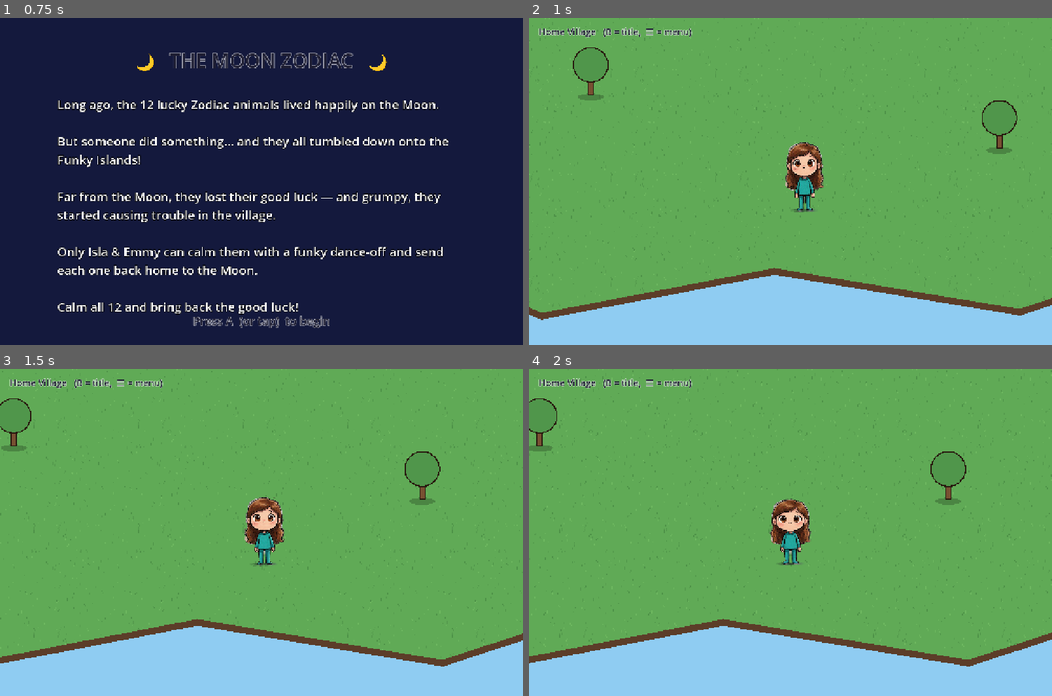
Above: before the commit, frames 1-4 (two rows, left to right).
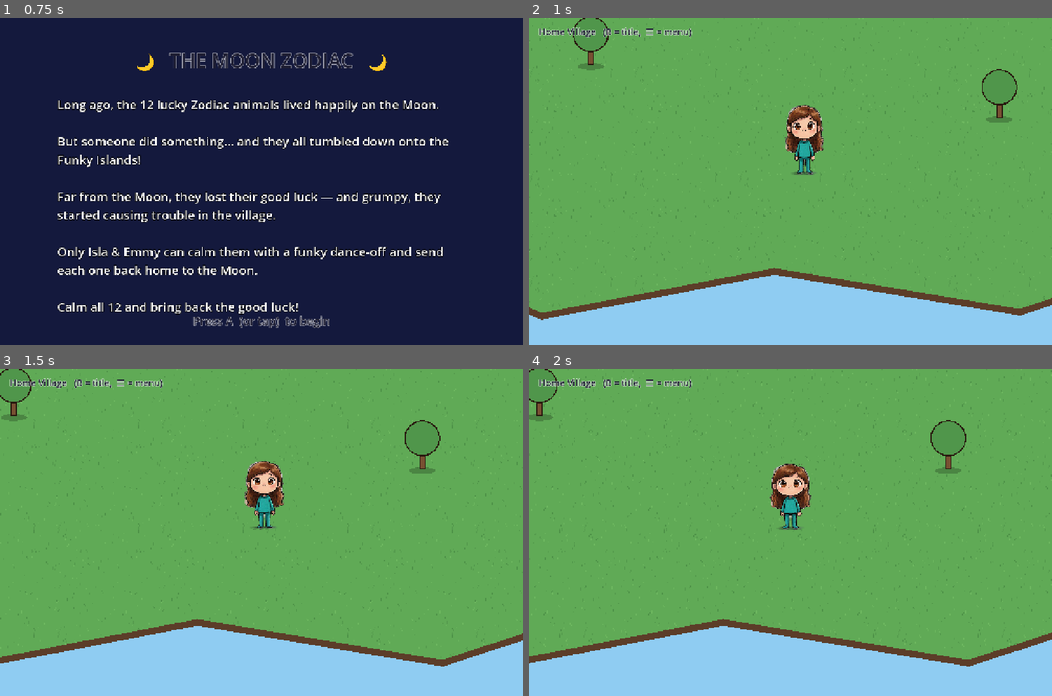
Above: after the commit, the same moments.

Repository: andyfreed/isla-emmy-deck
Game: Godot game, scene res://main.tscn
The game is run twice, just before and just after one commit, with the same random seed, the same clock (stepped at 60 frames per second) and the same inputs.
Inputs (mouse positions are in pixels of both pictures, inside the frame that each line leads up to):
- Up to frame 1 (0.75 s): tap A at 0.5 s; move the mouse to (376, 165) at 0.52 s; hold Right (ui_right) from 0.53 s (still down); click (376, 165) at 0.67 s
- Up to frame 2 (1 s): keep holding Right (ui_right); tap Enter (ui_accept) at 0.77 s
- Up to frame 3 (1.5 s): release Right (ui_right) at 1.25 s; drag from (156, 548) to (235, 597) at 1.27 s
- Up to frame 4 (2 s): no input

Frame 1 is identical in both runs. In frame 2, 2.5% of the frame differs, in the area x 8-94%, y 0-60%; in frame 3, 2.5%; in frame 4, 2.5%.

Commit message:
Align to art manifest: folder structure (home_island/, enemies/), bottom-center anchor + Y-sort
- assets/home_island/ for home art, assets/enemies/ for foes; characters/items at assets/
- _make_sprite: bottom-center pivot so baked base shadows ground correctly and Y-sort works
- Add ASSET_MANIFEST.md as the canonical drop-in reference

Co-Authored-By: Claude Opus 4.8 <noreply@anthropic.com>
Claude-Session: https://claude.ai/code/session_01UXQDKUbPicwSfpzXbyxALt

Diff:
--- a/scripts/battle.gd
+++ b/scripts/battle.gd
@@ -52,7 +52,7 @@
 	ui.add_child(msg)
 
 	enemy = _make_combatant("Grumblehoof", enemy_sign, 70, false,
-		"res://assets/grumpy.png", Vector2(390, 360), 300.0, false)
+		"res://assets/enemies/grumpy.png", Vector2(390, 360), 300.0, false)
 	_make_bar(enemy, Vector2(255, 150), 250)
 	ui.add_child(_label("GRUMBLEHOOF", 22, Vector2(255, 118), false))
 
--- a/scripts/main.gd
+++ b/scripts/main.gd
@@ -192,7 +192,7 @@
 
 	var ground := Polygon2D.new()
 	ground.polygon = island_poly
-	ground.texture = load("res://assets/grass.png")
+	ground.texture = load("res://assets/home_island/grass.png")
 	ground.texture_repeat = CanvasItem.TEXTURE_REPEAT_ENABLED
 	ground.z_index = -10
 	world.add_child(ground)
@@ -210,31 +210,17 @@
 	for tp in [Vector2(950, 720), Vector2(2750, 680), Vector2(1300, 1230),
 			Vector2(2300, 1360), Vector2(820, 1300), Vector2(2950, 1180),
 			Vector2(1520, 640), Vector2(2150, 860)]:
-		var tree := Sprite2D.new()
-		tree.texture = load("res://assets/tree.png")
-		_fit_height(tree, 150.0)
-		tree.position = tp
-		world.add_child(tree)
-
-	var store := Sprite2D.new()
-	store.texture = load("res://assets/store.png")
-	_fit_height(store, 210.0)
-	store.position = store_pos
-	world.add_child(store)
-
-	var balloon := Sprite2D.new()
-	balloon.texture = load("res://assets/balloon_station.png")
-	_fit_height(balloon, 280.0)
-	balloon.position = balloon_pos
-	world.add_child(balloon)
+		world.add_child(_make_sprite("res://assets/home_island/tree.png", tp, 150.0))
+
+	world.add_child(_make_sprite("res://assets/home_island/store.png", store_pos, 210.0))
+	world.add_child(_make_sprite("res://assets/home_island/balloon_station.png", balloon_pos, 280.0))
 
 	player = Node2D.new()
 	player.position = spawn_pos
 	world.add_child(player)
-	var spr := Sprite2D.new()
+	var spr := _make_sprite("res://assets/%s.png" % hero, Vector2.ZERO, 175.0)
 	spr.name = "spr"
-	spr.texture = load("res://assets/%s.png" % hero)
-	player_base_scale = _fit_height(spr, 175.0)
+	player_base_scale = spr.scale
 	player.add_child(spr)
 
 	camera = Camera2D.new()
@@ -470,6 +456,23 @@
 	return spr.scale
 
 
+## Anchored world sprite per the art manifest: bottom-center pivot (baked base
+## shadow sits on the ground), scaled to a target on-screen height. Place at the
+## ground-contact point; Y-sort then handles front/behind overlap. flip_h still
+## mirrors cleanly because the rect stays horizontally centered on the origin.
+func _make_sprite(path: String, world_pos: Vector2, height: float) -> Sprite2D:
+	var s := Sprite2D.new()
+	s.texture = load(path)
+	s.centered = false
+	var tw := float(s.texture.get_width())
+	var th := float(s.texture.get_height())
+	var sc := height / th
+	s.scale = Vector2(sc, sc)
+	s.offset = Vector2(-tw / 2.0, -th)
+	s.position = world_pos
+	return s
+
+
 func _label(text: String, size: int, pos: Vector2, centered: bool) -> Label:
 	var l := Label.new()
 	l.text = text
Renamed: assets/grumpy.png -> assets/enemies/grumpy.png
Renamed: assets/balloon_station.png -> assets/home_island/balloon_station.png
Renamed: assets/grass.png -> assets/home_island/grass.png
Renamed: assets/store.png -> assets/home_island/store.png
Renamed: assets/tree.png -> assets/home_island/tree.png
Not shown, added: ASSET_MANIFEST.md
